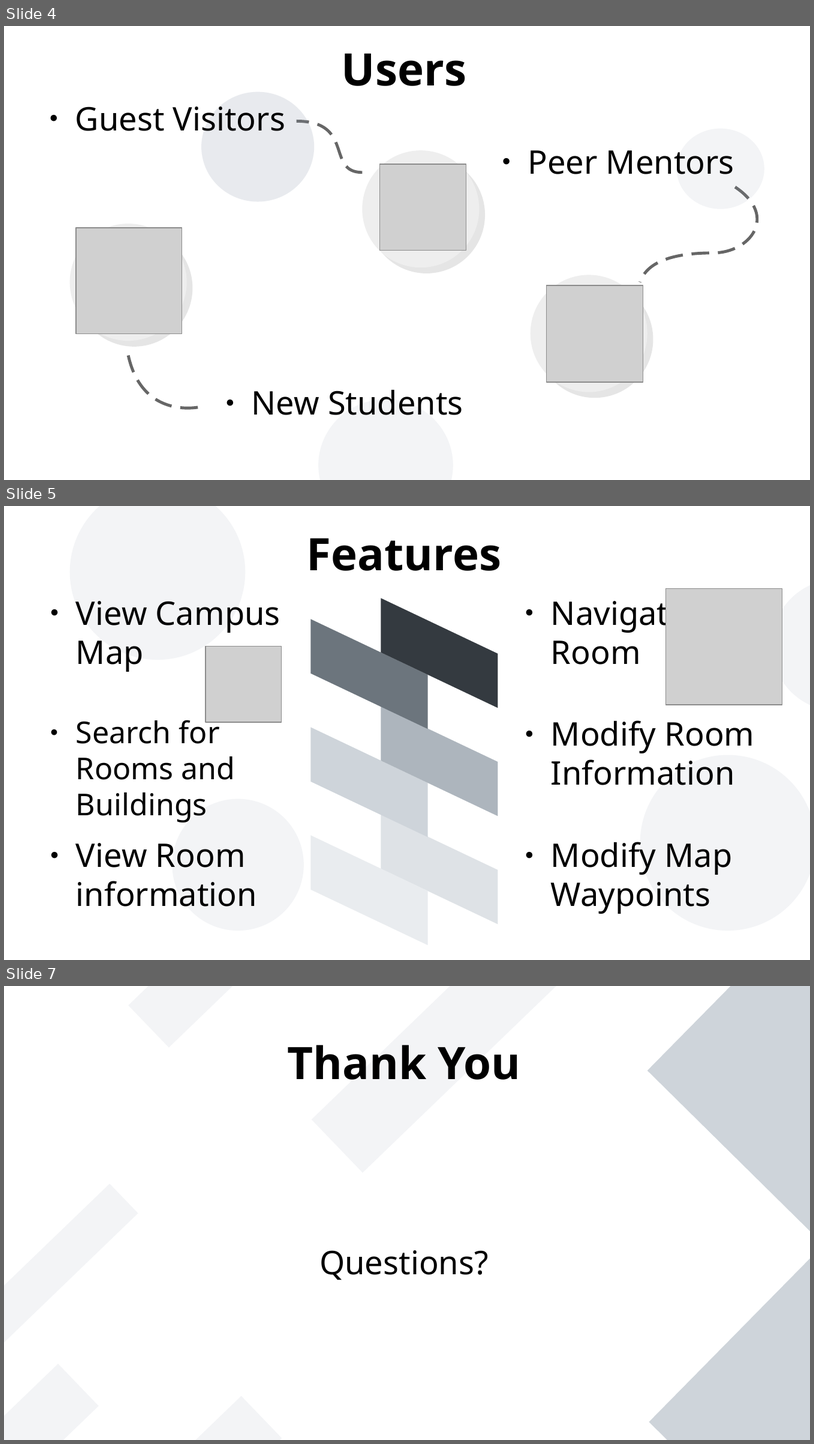
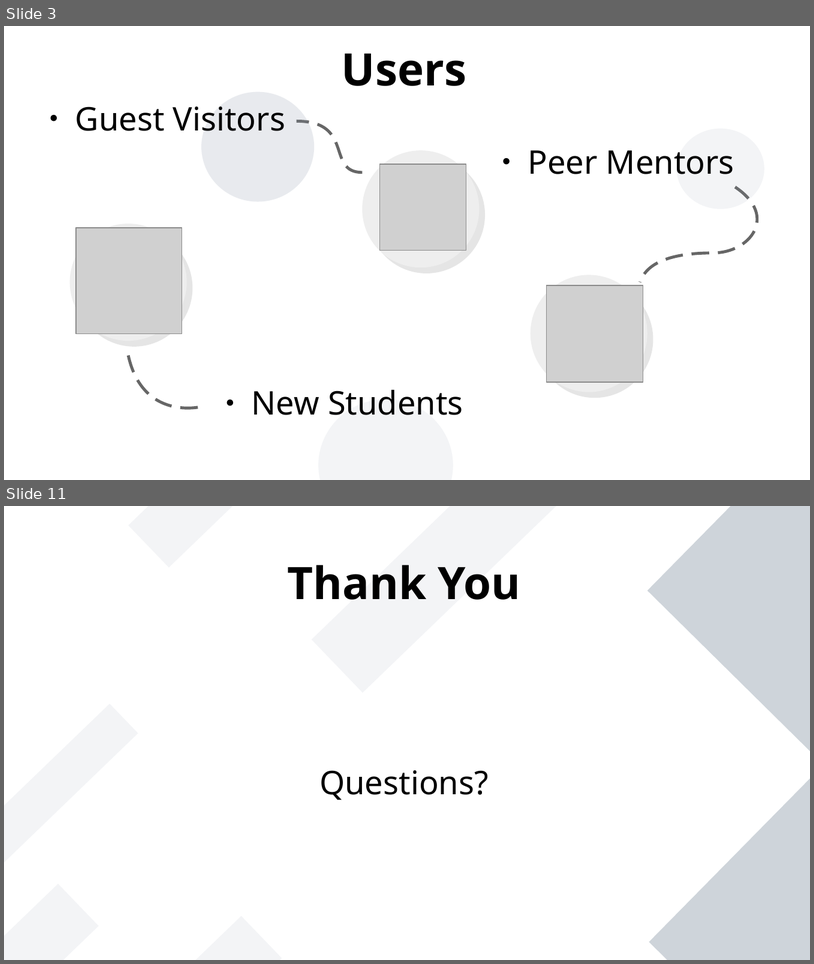
Before and after one commit to NotYetTerminal/Interactive-Map-SETU-Carlow, a slide deck: Project Documents/Gabor_Major_Interactive_Map_Presentation.odp. Shown one above the other, each under a label of ours: slides 4, 5 and 7 before the commit, slides 3 and 11 after it; the slides between them are not shown. The pictures are 814x1444 and 814x964 pixels, drawn with LibreOffice and Linux fonts; fonts in the diff are those of the drawing; grey boxes stand for pictures. Boxes give left, top, right and bottom in pixels: in the first picture for what was removed or moved away, otherwise in the second. Text is boxed around its words. In the diff, an @@ line names an element or a change of style, - is before the commit and + after.

```diff
--- a/Project Documents/Gabor_Major_Interactive_Map_Presentation.odp
+++ b/Project Documents/Gabor_Major_Interactive_Map_Presentation.odp
@@ slide 5 removed at (4, 506, 810, 960), background #FFFFFF @@
@@ ellipse removed at (70, 506, 245, 660) @@
@@ title removed at (307, 538, 502, 571) @@
-Features
@@ text removed at (551, 594, 687, 664) @@
-● Navigate to Room
@@ picture removed at (667, 589, 783, 705) @@
@@ ellipse removed at (773, 579, 810, 711) @@
@@ text removed at (76, 601, 281, 672) @@
-● View Campus Map
@@ picture removed at (206, 646, 282, 723) @@
@@ text removed at (76, 715, 236, 822) @@
-● Search for Rooms and Buildings
@@ text removed at (551, 720, 755, 785) @@
-● Modify Room Information
@@ ellipse removed at (641, 755, 810, 930) @@
@@ ellipse removed at (173, 799, 304, 930) @@
@@ text removed at (76, 843, 257, 906) @@
-● View Room information
@@ group removed at (311, 598, 498, 945): 6 parallelograms @@
@@ text removed at (551, 841, 733, 913) @@
-● Modify Map Waypoints
@@ what was slide 4 is now slide 3 @@
@@ what was slide 7 is now slide 11 @@
```
Also in this commit, not shown: 2 slides changed, 5 slides added, 1 other slide removed, 1 other file.
